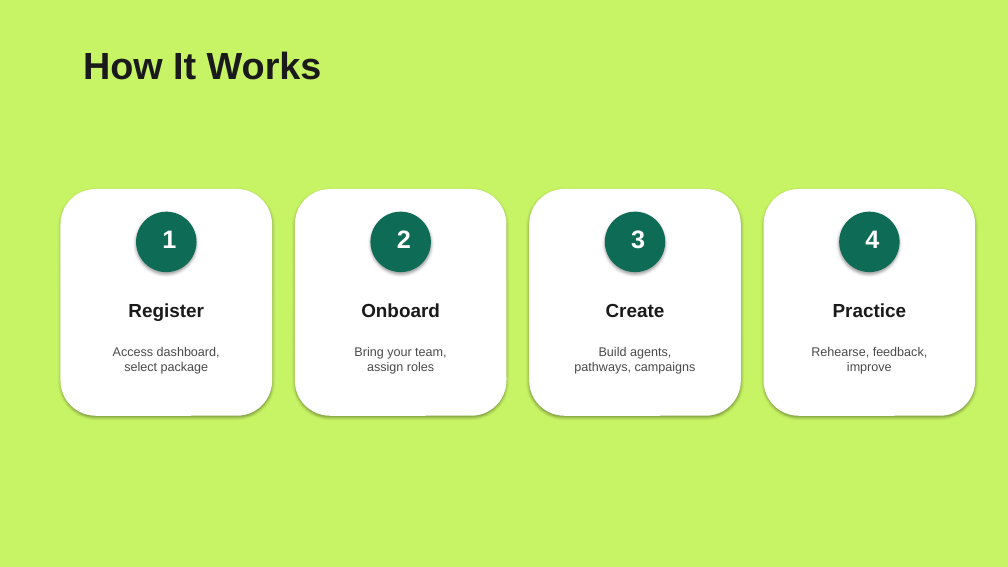
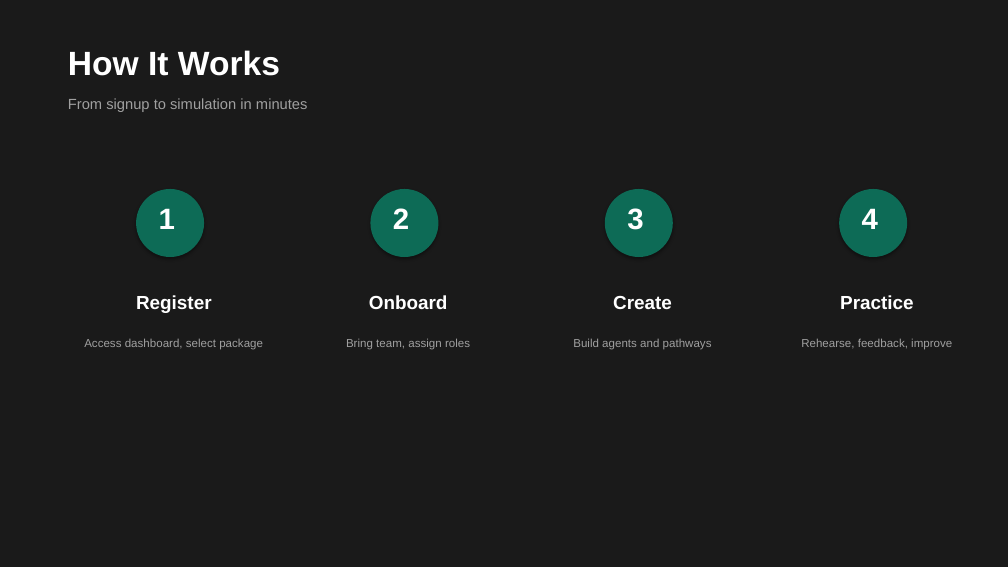
Before and after one commit to stevetoti/medd-sim-pitch, a slide deck: slide 6 of MEDD-SIM-Pitch-Deck.pptx. Drawn at 1008x567 pixels with LibreOffice and Linux fonts; fonts in the diff are those of the drawing. Boxes give left, top, right and bottom in pixels: in the first picture for what was removed or moved away, otherwise in the second. Text is boxed around its words. In the diff, an @@ line names an element or a change of style, - is before the commit and + after.

```diff
--- a/MEDD-SIM-Pitch-Deck.pptx
+++ b/MEDD-SIM-Pitch-Deck.pptx
@@ background #C7F464 to #1A1A1A @@
@@ text "How It Works": place and size @@
-text "How It Works" at [83,51,322,80]
+text "How It Works" at [68,50,280,76]
@@ text "How It Works" at [68,50,280,76]: size 36 to 32 pt, text colour #1A1A1A to #FFFFFF @@
@@ text added at [68,98,308,112], 14 pt, text #A0A0A0 @@
+From signup to simulation in minutes
@@ rounded rectangle removed at [60,189,272,416] @@
@@ ellipse: place and size @@
-ellipse at [136,212,197,272]
+ellipse at [136,189,204,257]
@@ text "1": place and size @@
-text "1" at [162,230,176,248]
+text "1" at [159,208,175,229]
@@ rounded rectangle removed at [295,189,507,416] @@
@@ ellipse: place and size @@
-ellipse at [371,212,431,272]
+ellipse at [371,189,439,257]
@@ text "2": place and size @@
-text "2" at [397,230,411,248]
+text "2" at [393,208,409,229]
@@ rounded rectangle removed at [529,189,741,416] @@
@@ ellipse: place and size @@
-ellipse at [605,212,665,272]
+ellipse at [605,189,673,257]
@@ text "3": place and size @@
-text "3" at [631,230,645,249]
+text "3" at [627,208,643,230]
@@ rounded rectangle removed at [764,189,975,416] @@
@@ ellipse: place and size @@
-ellipse at [839,212,900,272]
+ellipse at [839,189,907,257]
@@ size 24 to 28 pt in 4 elements at [159,208,175,229], [393,208,409,229], [627,208,643,230], [862,208,878,229] @@
@@ text "4": place and size @@
-text "4" at [865,230,879,248]
+text "4" at [862,208,878,229]
@@ text "Register": place and size @@
-text "Register" at [128,303,204,321]
+text "Register" at [136,295,212,313]
@@ text "Onboard": place and size @@
-text "Onboard" at [361,303,440,317]
+text "Onboard" at [369,295,448,309]
@@ text "Create": place and size @@
-text "Create" at [606,303,665,317]
+text "Create" at [613,296,672,309]
@@ text colour #1A1A1A to #FFFFFF in 4 elements at [136,295,212,313], [369,295,448,309], [613,296,672,309], [840,295,914,309] @@
@@ text "Practice": place and size @@
-text "Practice" at [833,303,907,317]
+text "Practice" at [840,295,914,309]
@@ text "Access dashboard, select package": place and size @@
-text "Access dashboard, select package" at [113,347,220,374]
+text "Access dashboard, select package" at [84,338,263,350]
@@ text "Access dashboard, select package" at [84,338,263,350]: size 12 to 11 pt, text colour #4A4A4A to #A0A0A0 @@
@@ text at [346,338,470,350]: text changed; size 12 to 11 pt; text colour #4A4A4A to #A0A0A0 @@
-Bring your team,
-assign roles
+Bring team, assign roles
@@ text at [573,338,712,350]: text changed; size 12 to 11 pt; text colour #4A4A4A to #A0A0A0 @@
-Build agents,
-pathways, campaigns
+Build agents and pathways
@@ text "Rehearse, feedback, improve" at [801,338,952,350]: size 12 to 11 pt, text colour #4A4A4A to #A0A0A0 @@
@@ text "Rehearse, feedback, improve": place and size @@
-text "Rehearse, feedback, improve" at [811,347,928,374]
+text "Rehearse, feedback, improve" at [801,338,952,350]
```
Also in this commit, not shown: 8 other slides changed, 2 other files.
